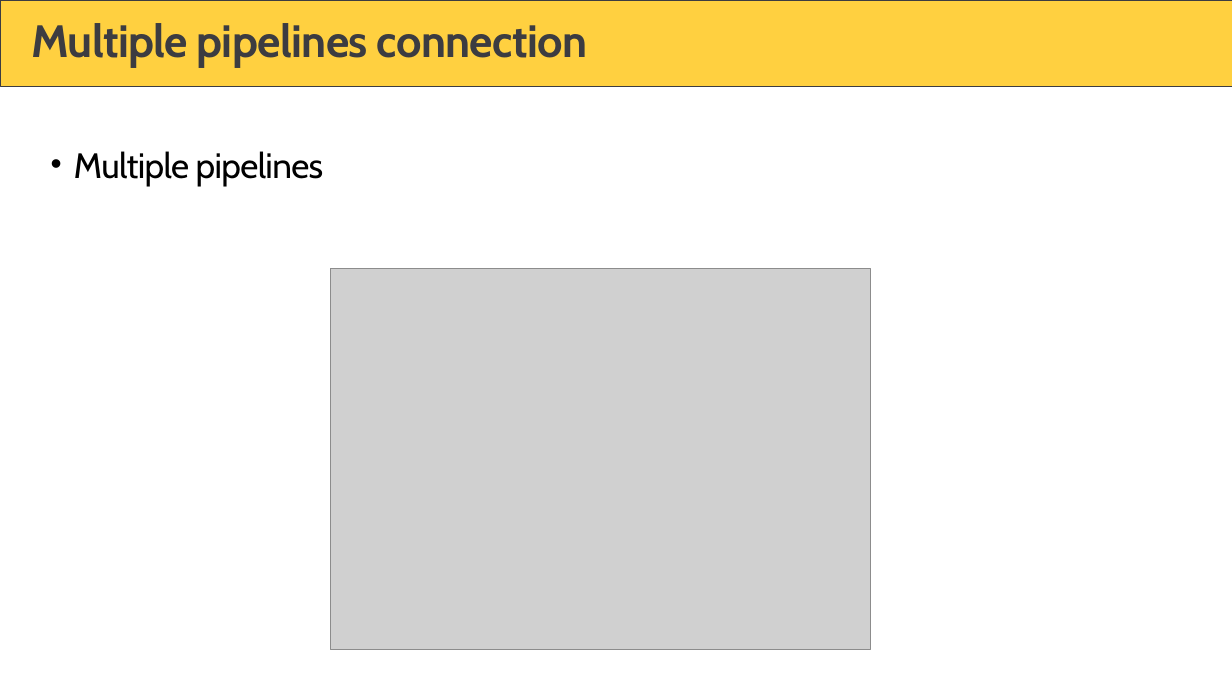
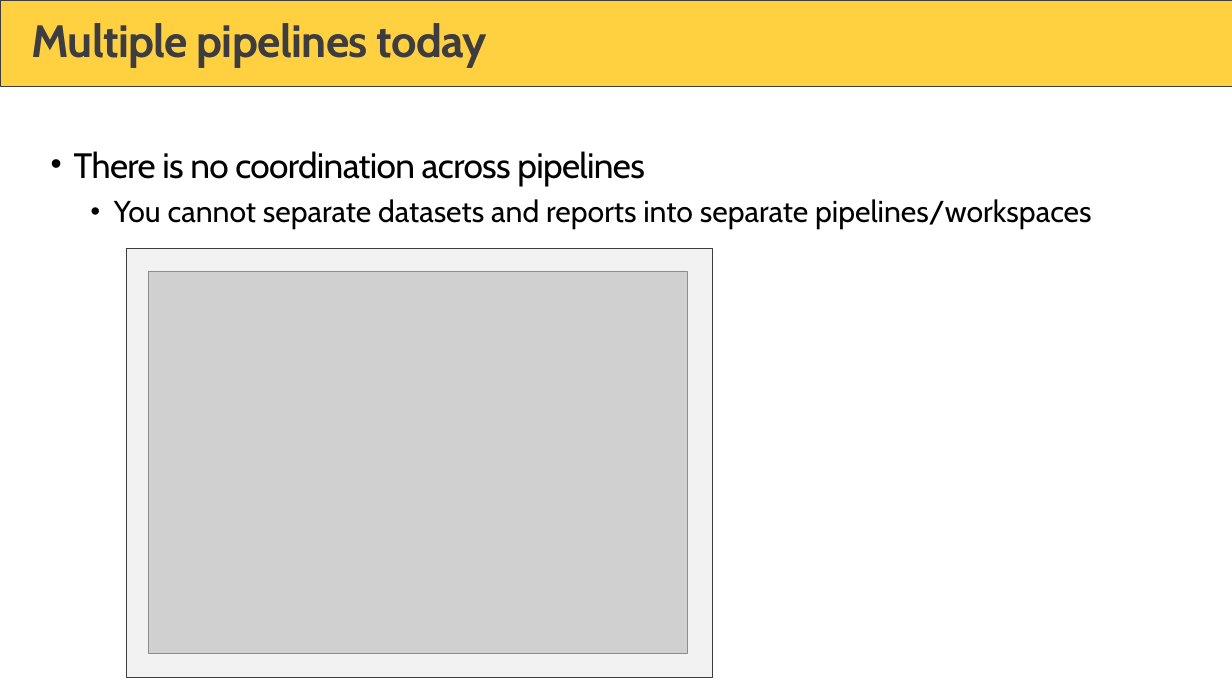
Before and after one commit to PowerBiDevCamp/Camp-Sessions, a slide deck: slide 46 of Session 15 - ALM in Power BI with Deployment Pipelines.pptx (slide 40 before the commit). Drawn at 1232x693 pixels with LibreOffice and Linux fonts; fonts in the diff are those of the drawing; grey boxes stand for pictures; background and template pictures are left out. Boxes give left, top, right and bottom in pixels: in the first picture for what was removed or moved away, otherwise in the second. Text is boxed around its words. In the diff, an @@ line names an element or a change of style, - is before the commit and + after.

```diff
--- a/Session 15 - ALM in Power BI with Deployment Pipelines.pptx
+++ b/Session 15 - ALM in Power BI with Deployment Pipelines.pptx
@@ title at (x1=31, y1=23, x2=487, y2=68): text changed @@
-Multiple pipelines connection
+Multiple pipelines today
@@ text at (x1=74, y1=151, x2=1092, y2=230): text changed; size 28 to 24 pt @@
-• Multiple pipelines
+• There is no coordination across pipelines
+  • You cannot separate datasets and reports into separate pipelines/workspaces
@@ rectangle added at (x1=127, y1=249, x2=713, y2=678), fill #F2F2F2, outline #3C3C41 0.75 pt @@
@@ picture moved from (x1=331, y1=268, x2=870, y2=650) to (x1=148, y1=272, x2=687, y2=653) @@
```
Also in this commit, not shown: 23 other slides changed, 15 slides added, 12 slides removed.
